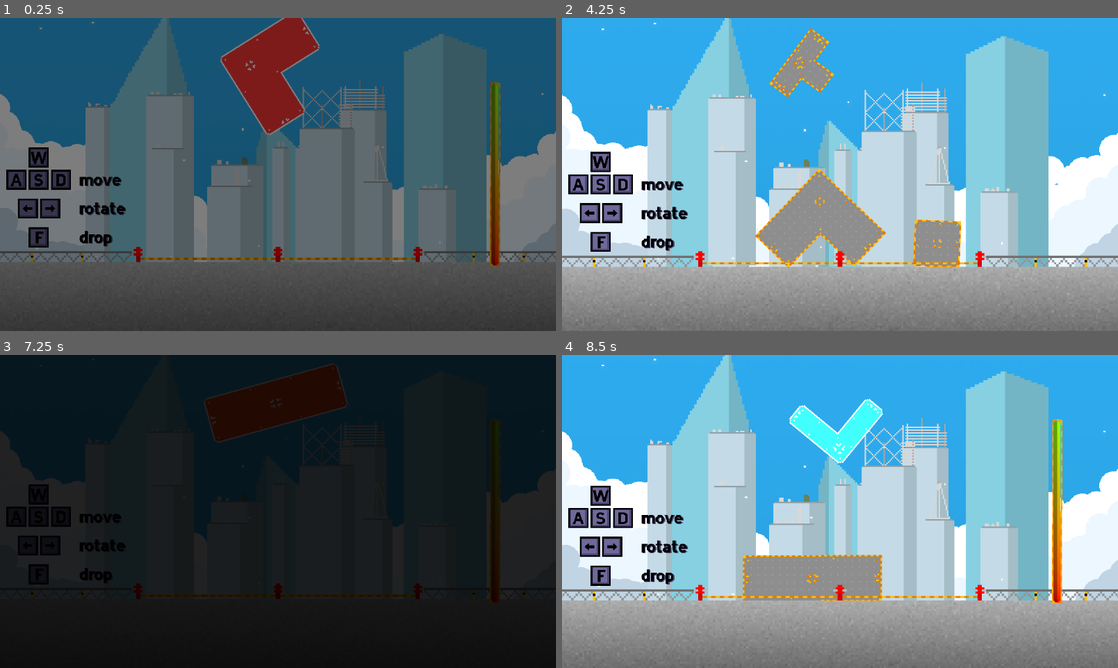
Above: before the commit, frames 1-4 (two rows, left to right).
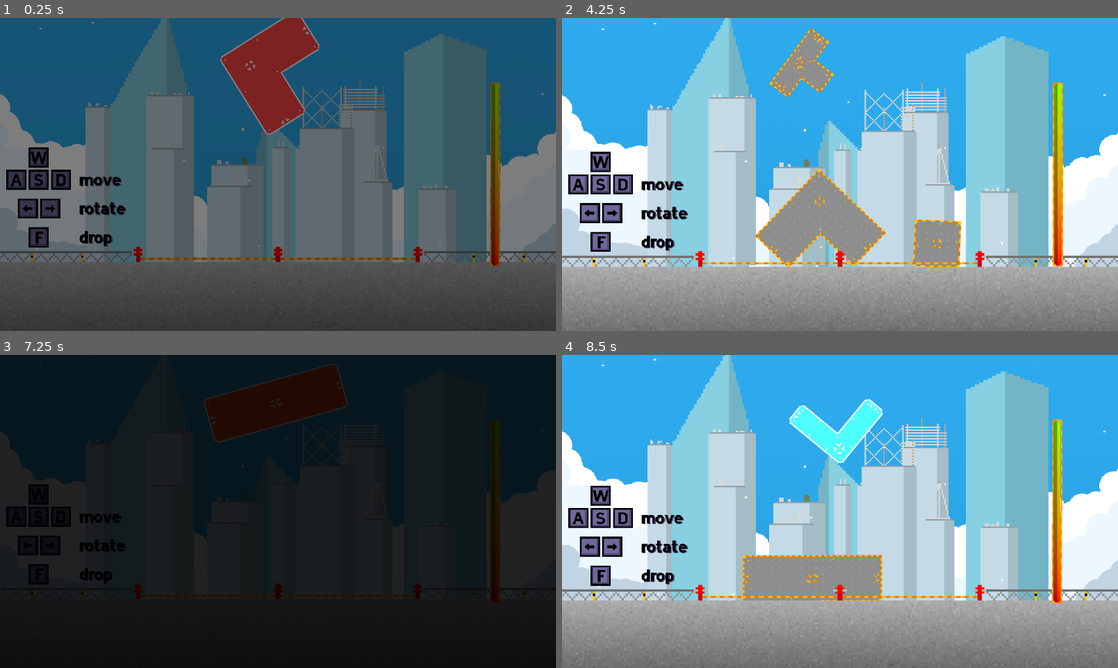
Above: after the commit, the same moments.

Repository: drew-abbo/gmtk_game_jam_game
Game: Godot game, scene res://game.tscn
Two runs of this game, one before a commit and one after it. Both use one fixed random seed, a clock stepped at 60 frames per second and the inputs below.
Inputs:
- Up to frame 1 (0.25 s): no input
- Up to frame 2 (4.25 s): hold D (move_right) 0.53-1.28 s; tap F (drop_piece) every 0.75 s from 0.6 to 3.6 s; hold S (move_down) 1.28-2.03 s; hold D (move_right) 2.03-2.78 s; hold W (move_up) 2.78-3.53 s; hold A (move_left) from 3.53 s (still down); tap R (restart) at 4.15 s
- Up to frame 3 (7.25 s): tap F (drop_piece) every 0.75 s from 4.35 to 6.6 s; release A (move_left) at 5.03 s; hold S (move_down) 5.03-5.78 s; hold D (move_right) 5.78-6.53 s; tap Enter at 6.5 s; hold W (move_up) from 6.53 s (still down)
- Up to frame 4 (8.5 s): release W (move_up) at 7.28 s; hold D (move_right) 7.28-8.03 s; tap F (drop_piece) at 7.35, 8.1 s; hold S (move_down) from 8.03 s (still down)

The runs differ from the first frame. In frame 2, 1.1% of the frame differs, in the area x 88-91%, y 20-80%; in frame 3, less than 0.1%; in frame 4, less than 0.1%.

Commit message:
sfx and some other minor changes

Diff:
--- a/Building/Pieces/GlowShader.gdshader
+++ b/Building/Pieces/GlowShader.gdshader
@@ -5,7 +5,7 @@
 void fragment() {
 	if (do_glow) {
 		vec4 pixel_color = texture(TEXTURE, UV);
-		float glow_intensity = 0.1 * (sin(1.0 * TIME * PI) + 1.0) + 0.05;
+		float glow_intensity = 0.125 * (sin(1.0 * TIME * PI) + 1.0) + 0.05;
 		pixel_color += vec4(glow_intensity, glow_intensity, glow_intensity, 0);
 		COLOR = vec4(pixel_color.r, pixel_color.g, pixel_color.b, pixel_color.a);
 	}
--- a/default_bus_layout.tres
+++ b/default_bus_layout.tres
@@ -7,3 +7,9 @@
 bus/1/bypass_fx = false
 bus/1/volume_db = 0.0
 bus/1/send = &"Master"
+bus/2/name = &"Sfx"
+bus/2/solo = false
+bus/2/mute = false
+bus/2/bypass_fx = false
+bus/2/volume_db = 0.0
+bus/2/send = &"Master"
--- a/game.gd
+++ b/game.gd
@@ -5,6 +5,9 @@
 ## The maximum average volume percent to display (stability meter is is full
 ## when >= this percent).
 const MAX_AVG_VOLUME: float = 85
+## A low stability sound is played when the average volume percent is below this
+## threshold.
+const LOW_STABILITY_SOUND_PERCENT: float = 74.5
 
 ## How fast the camera speed should increase
 const CAMERA_MOVE_SPEED_MULTIPLIER: float = 0.0125
@@ -52,6 +55,17 @@
 ## Whether or not the game is over.
 var game_is_over: bool = false
 
+## Whether the low stability sound is playing.
+var low_stability_sound_is_playing: bool = false
+
+## The increasing speed of the stability meter when you lose and it leaves
+## screen.
+var stability_meter_move_off_screen_speed: float = 0.1
+var stability_meter_move_off_screen_speed_multiplier: float = 8
+
+## The volume of the music when nothing is changing it
+var music_base_volume: float
+
 @onready var main_camera: Camera2D = $GUI/MainCamera
 
 @onready var volume_reporter: VolumeReporter = $GUI/MainCamera/VolumeReporter
@@ -64,13 +78,20 @@
 
 @onready var gui: CanvasLayer = $GUI
 
+@onready var low_stability_sound: AudioStreamPlayer = $Sounds/LowStabilitySound
+
+@onready var game_over_sound: AudioStreamPlayer2D = $Sounds/GameOverSound
+
+
 func _ready() -> void:
+	music_base_volume = Music.volume
 	camera_start_position = main_camera.position
-	_spawn_new_building_piece()
 
 	# fix position of gui elements to match positions in editor (hack solution)
 	gui.scale = main_camera.zoom
 	gui.offset = get_viewport_rect().size / 2
+
+	_spawn_new_building_piece()
 
 
 func _process(delta: float) -> void:
@@ -79,6 +100,22 @@
 		main_camera.position.y -= vertical_camera_move_speed * delta
 		vertical_camera_move_speed *= 1 + (CAMERA_MOVE_SPEED_MULTIPLIER * delta)
 
+		# play a sound if the stability is low
+		if (
+				volume_reporter.average_volume < LOW_STABILITY_SOUND_PERCENT
+				and not low_stability_sound_is_playing
+		):
+			low_stability_sound_is_playing = true
+			low_stability_sound.play()
+			Music.fade_to_volume(music_base_volume - 5, 0.5)
+		elif (
+				volume_reporter.average_volume >= LOW_STABILITY_SOUND_PERCENT
+				and low_stability_sound_is_playing
+		):
+			low_stability_sound_is_playing = false
+			low_stability_sound.stop()
+			Music.fade_to_volume(music_base_volume, 0.5)
+
 		# stability meter
 		var display_percent: float = (
 				(volume_reporter.average_volume - MIN_AVG_VOLUME)
@@ -90,6 +127,12 @@
 		if volume_reporter.average_volume < MIN_AVG_VOLUME:
 			print("Game over: avg volume dropped below " + str(MIN_AVG_VOLUME) + "%")
 			end_game()
+
+	else:
+		# move the stability meter off screen
+		stability_meter_move_off_screen_speed *= 1 + (
+				stability_meter_move_off_screen_speed_multiplier * delta)
+		stability_meter.position.x += stability_meter_move_off_screen_speed
 
 
 func _physics_process(_delta: float) -> void:
@@ -126,7 +169,14 @@
 	fade_in_fade_out.schedule_fade_to_black(
 			game_over_delay_timer.wait_time - fade_in_fade_out.fade_time)
 
-	stability_meter.visible = false
+	# stop low stability sound
+	low_stability_sound_is_playing = false
+	low_stability_sound.stop()
+
+	# play game over sound (silence music and make it fade back in)
+	game_over_sound.play()
+	Music.volume = -30.0
+	Music.fade_to_volume(music_base_volume, 1.5)
 
 
 ## Spawns a new building piece for the player
--- a/game.tscn
+++ b/game.tscn
@@ -6,6 +6,7 @@
 [ext_resource type="PackedScene" uid="uid://b6d2epmlana5d" path="res://Building/VolumeReporter/volume_reporter.tscn" id="3_nscb4"]
 [ext_resource type="Texture2D" uid="uid://dgmvhntjvaq16" path="res://Assets/controls.png" id="4_lpg1n"]
 [ext_resource type="Texture2D" uid="uid://cxmwjk2l2f0nj" path="res://Assets/Ground 2.png" id="5_52tm1"]
+[ext_resource type="AudioStream" uid="uid://cabnp7dti507q" path="res://Audio/wobbly.wav" id="5_ji273"]
 [ext_resource type="Texture2D" uid="uid://cd1k3e27j0f0s" path="res://Assets/Sky 1.png" id="6_7f0vb"]
 [ext_resource type="Texture2D" uid="uid://bd2aa8kdxfm7i" path="res://Assets/Surface Cloud BG 1.png" id="7_0uggk"]
 [ext_resource type="Texture2D" uid="uid://c6ongkmrc0glq" path="res://Assets/Skyline 2.png" id="8_f017o"]
@@ -15,6 +16,7 @@
 [ext_resource type="Texture2D" uid="uid://xio5obkypaht" path="res://Assets/Cloud 2.png" id="12_lq0ya"]
 [ext_resource type="Texture2D" uid="uid://ewhw6ogssb24" path="res://Assets/Stars BG 1.png" id="13_6lu5b"]
 [ext_resource type="Texture2D" uid="uid://jprf5ga31br4" path="res://Assets/Galaxy 1.png" id="14_yr276"]
+[ext_resource type="AudioStream" uid="uid://c2h75qlupx04r" path="res://Audio/game_over.wav" id="17_owsww"]
 
 [sub_resource type="PhysicsMaterial" id="PhysicsMaterial_y6qcd"]
 friction = 0.0
@@ -238,4 +240,15 @@
 wait_time = 3.0
 one_shot = true
 
+[node name="Sounds" type="Node" parent="."]
+
+[node name="LowStabilitySound" type="AudioStreamPlayer" parent="Sounds"]
+stream = ExtResource("5_ji273")
+volume_db = -7.0
+bus = &"Sfx"
+
+[node name="GameOverSound" type="AudioStreamPlayer2D" parent="Sounds"]
+stream = ExtResource("17_owsww")
+bus = &"Sfx"
+
 [connection signal="timeout" from="GameOverDelayTimer" to="." method="_on_game_over_delay_timer_timeout"]
--- a/music.tscn
+++ b/music.tscn
@@ -8,12 +8,31 @@
 
 var music: Resource = load(\"res://Audio/main_music.wav\")
 
+var volume: float:
+	set(new_volume):
+		audio_player.volume_db = new_volume
+	get:
+		return audio_player.volume_db
+
+var _target_volume: float;
+var _fade_time: float = 0;
+
 @onready var audio_player: AudioStreamPlayer2D = $AudioStreamPlayer2D
 
 
-func play_music() -> void:
-	audio_player.stream = music
-	audio_player.play()
+func _ready() -> void:
+	_target_volume = audio_player.volume_db
+
+func _process(delta: float) -> void:
+	if _fade_time > 0 and volume != _target_volume:
+		var step: float = absf(_target_volume - volume) / _fade_time
+		volume = move_toward(volume, _target_volume, step * delta)
+		_fade_time = maxf(_fade_time - delta, 0.0)
+
+
+func fade_to_volume(vol: float, time: float) -> void:
+	_target_volume = vol
+	_fade_time = time
 "
 
 [node name="Music" type="Node"]
Not shown, added: Audio/game_over.wav.import
Not shown, added: Audio/wobbly.wav.import
Not shown: 1 places in game.tscn that only renumber resources
Not shown, added: Audio/game_over.wav
Not shown, added: Audio/wobbly.wav
